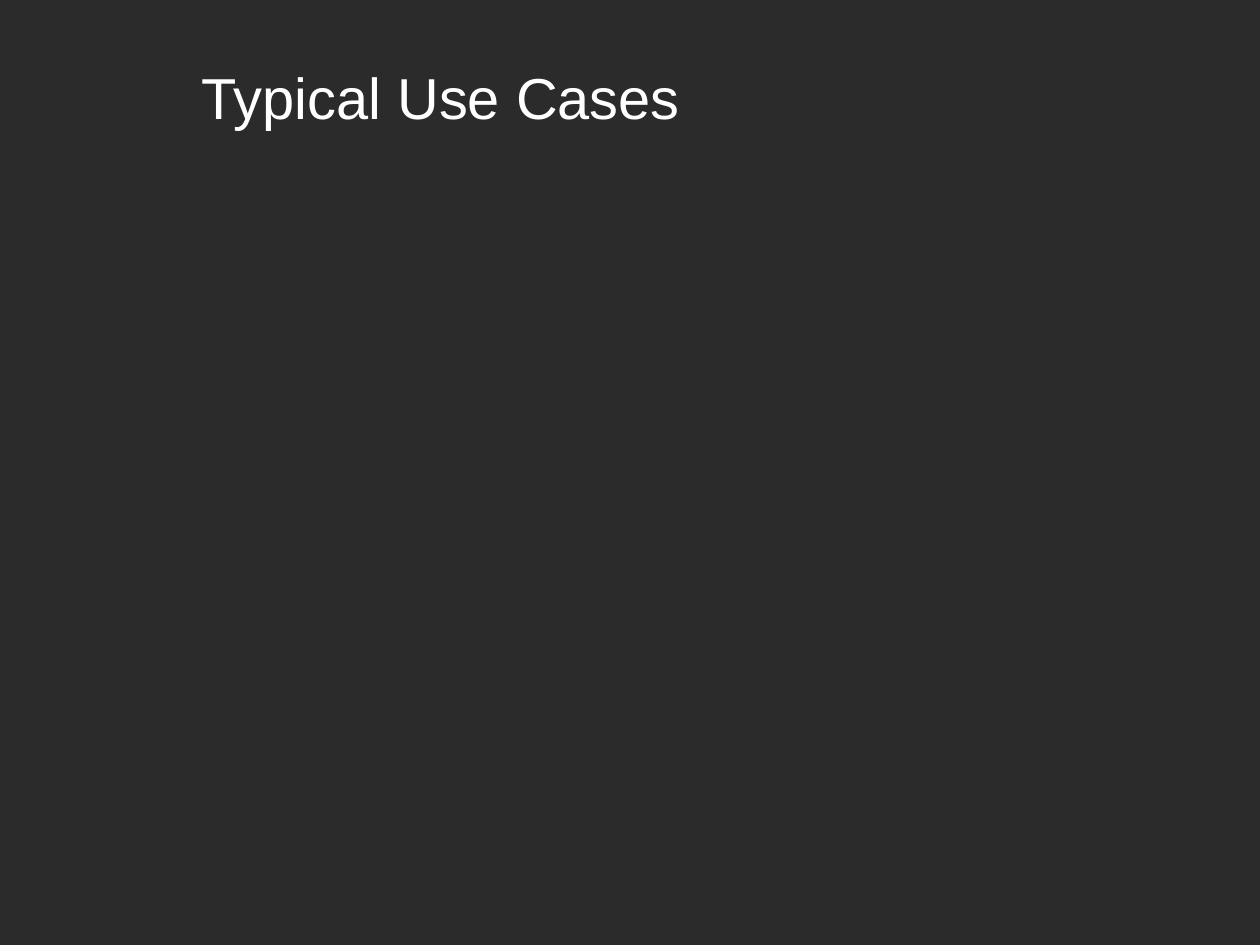
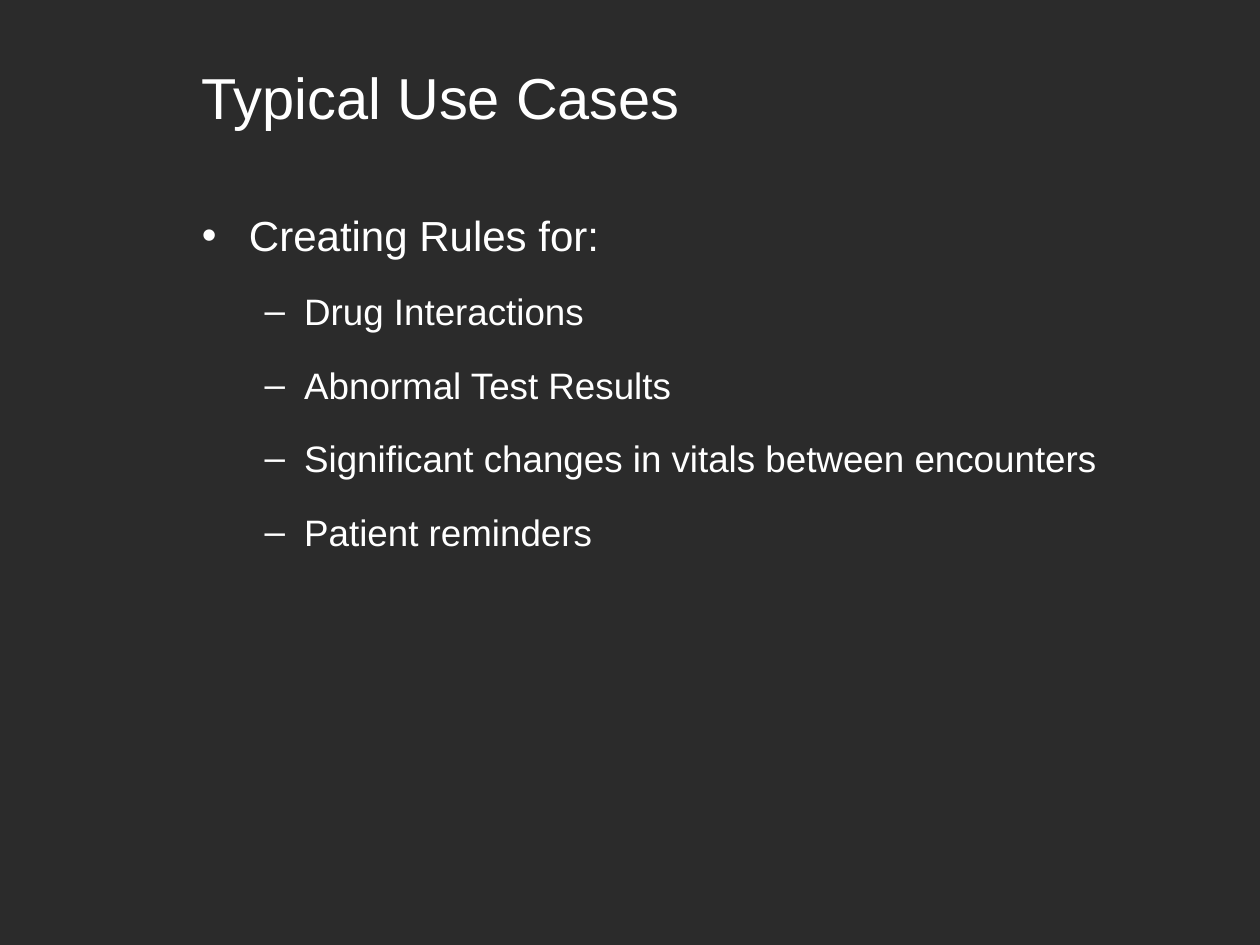
Before and after one commit to darthyoshi/sp2013-csc668-868-group1, a slide deck: slide 5 of trunk/OpenMRSSubmissions/presentation/OpenMRS Presentation.pptx. Drawn at 1260x945 pixels with LibreOffice and Linux fonts; fonts in the diff are those of the drawing; background and template pictures are left out; a plain dark background stands for a picture behind light text. Boxes give left, top, right and bottom in pixels: in the first picture for what was removed or moved away, otherwise in the second. Text is boxed around its words. In the diff, an @@ line names an element or a change of style, - is before the commit and + after.

```diff
--- a/trunk/OpenMRSSubmissions/presentation/OpenMRS Presentation.pptx
+++ b/trunk/OpenMRSSubmissions/presentation/OpenMRS Presentation.pptx
@@ text added at bbox=[249, 220, 1097, 547], 21 pt, text #FFFFFF @@
+• Creating Rules for:
+  – Drug Interactions
+  – Abnormal Test Results
+  – Significant changes in vitals between encounters
+  – Patient reminders
```
Also in this commit, not shown: 4 slides added, 6 slides removed.
